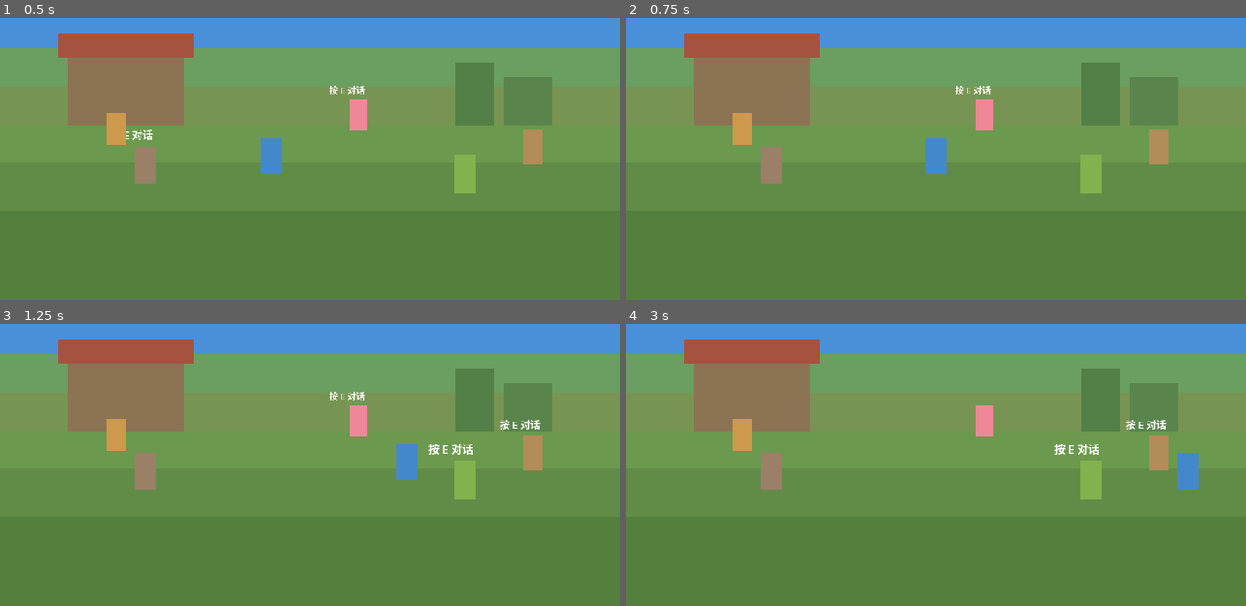
Above: before the commit, frames 1-4 (two rows, left to right).
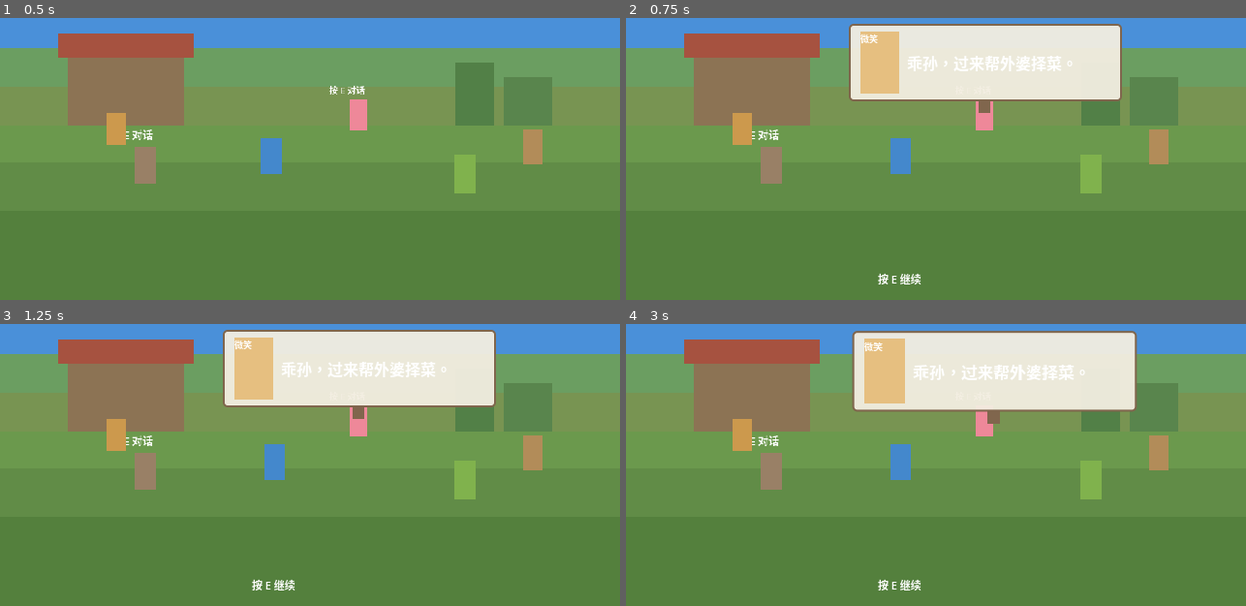
Above: after the commit, the same moments.

Repository: yuanzhoucanxiang/caojie
Game: Godot game, scene res://scenes/main.tscn
Same seed, same stepped clock (60 frames per second), same inputs: the game is played once before the commit and once after it.
Inputs (mouse positions are in pixels of both pictures, inside the frame that each line leads up to):
- Up to frame 1 (0.5 s): no input
- Up to frame 2 (0.75 s): tap Enter at 0.5 s; move the mouse to (1072, 108) at 0.52 s; hold D (move_right) from 0.53 s (still down); hold E (interact) from 0.53 s (still down); click (1072, 108) at 0.67 s
- Up to frame 3 (1.25 s): keep holding D (move_right); keep holding E (interact)
- Up to frame 4 (3 s): move the mouse to (812, 448) at 1.27 s; release D (move_right) at 1.28 s; release E (interact) at 1.28 s; hold S (move_down) 1.28-2.03 s; tap E (interact) at 1.35, 2.85 s; tap Space at 2 s; move the mouse to (998, 355) at 2.02 s; hold D (move_right) 2.03-2.78 s; hold E (interact) 2.03-2.78 s; move the mouse to (905, 501) at 2.77 s; hold W (move_up) from 2.78 s (still down); click (905, 501) at 2.92 s

Frame 1 is identical in both runs. In frame 2, 13% of the frame differs, in the area x 20-80%, y 2-95%; in frame 3, 14%; in frame 4, 15%, in the area x 20-93%, y 2-95%.
Error before the commit: Parse Error: Function "get_viewport_rect()" not found in base self. (res://scripts/autoload/dialogue_manager.gd:186)
Error after the commit: Cannot call method 'create_timer' on a null value. (res://scripts/ui/choice_bubble.gd:49)

Commit message:
修复 DialogueManager 中 get_viewport_rect 调用错误

Diff:
--- a/scripts/autoload/dialogue_manager.gd
+++ b/scripts/autoload/dialogue_manager.gd
@@ -183,7 +183,7 @@
 func _world_to_screen(world_pos: Vector2) -> Vector2:
 	var camera = get_viewport().get_camera_2d()
 	if camera:
-		var viewport_size = get_viewport_rect().size
+		var viewport_size = get_viewport().get_visible_rect().size
 		return world_pos - camera.global_position + viewport_size / 2.0
 	return world_pos
 
